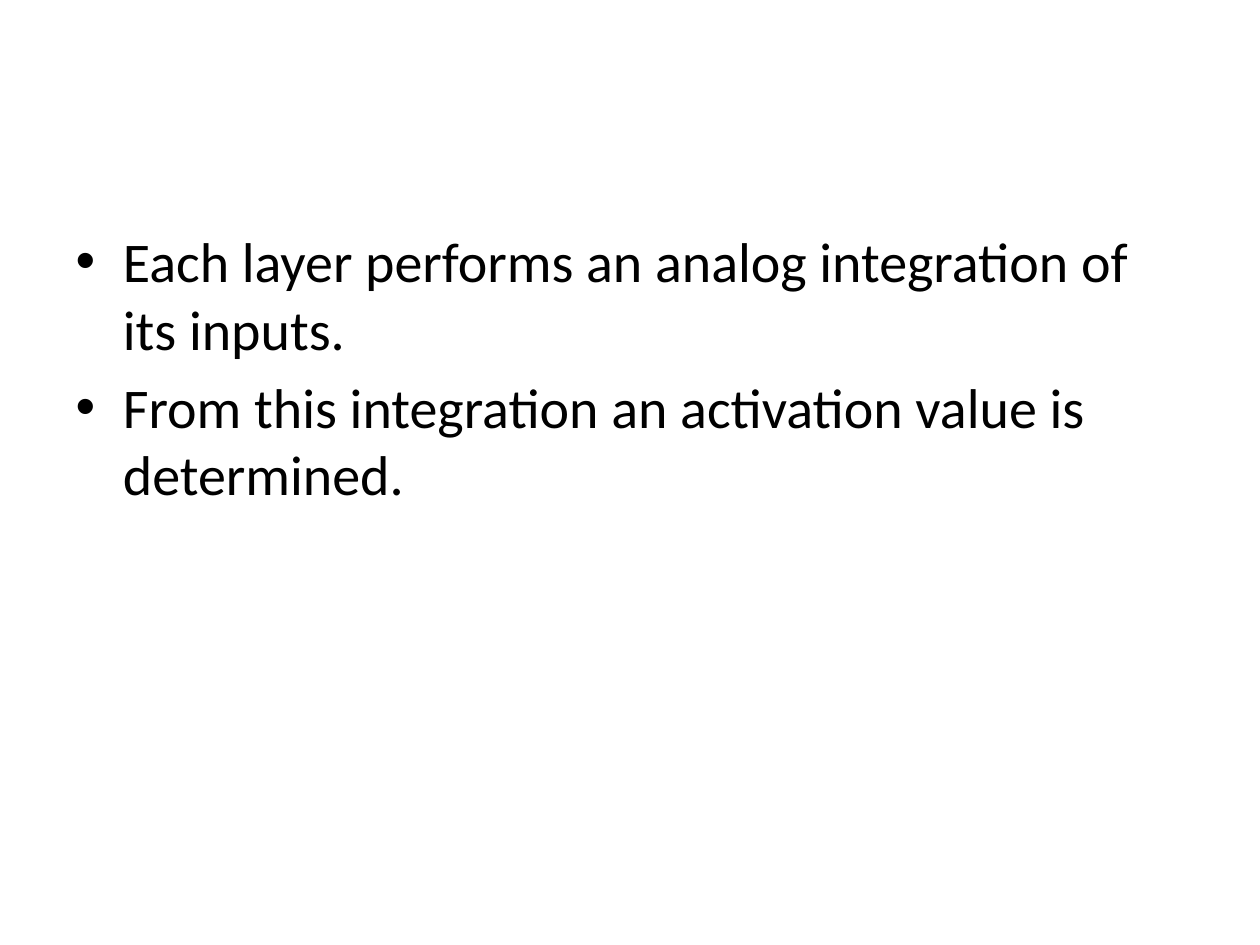
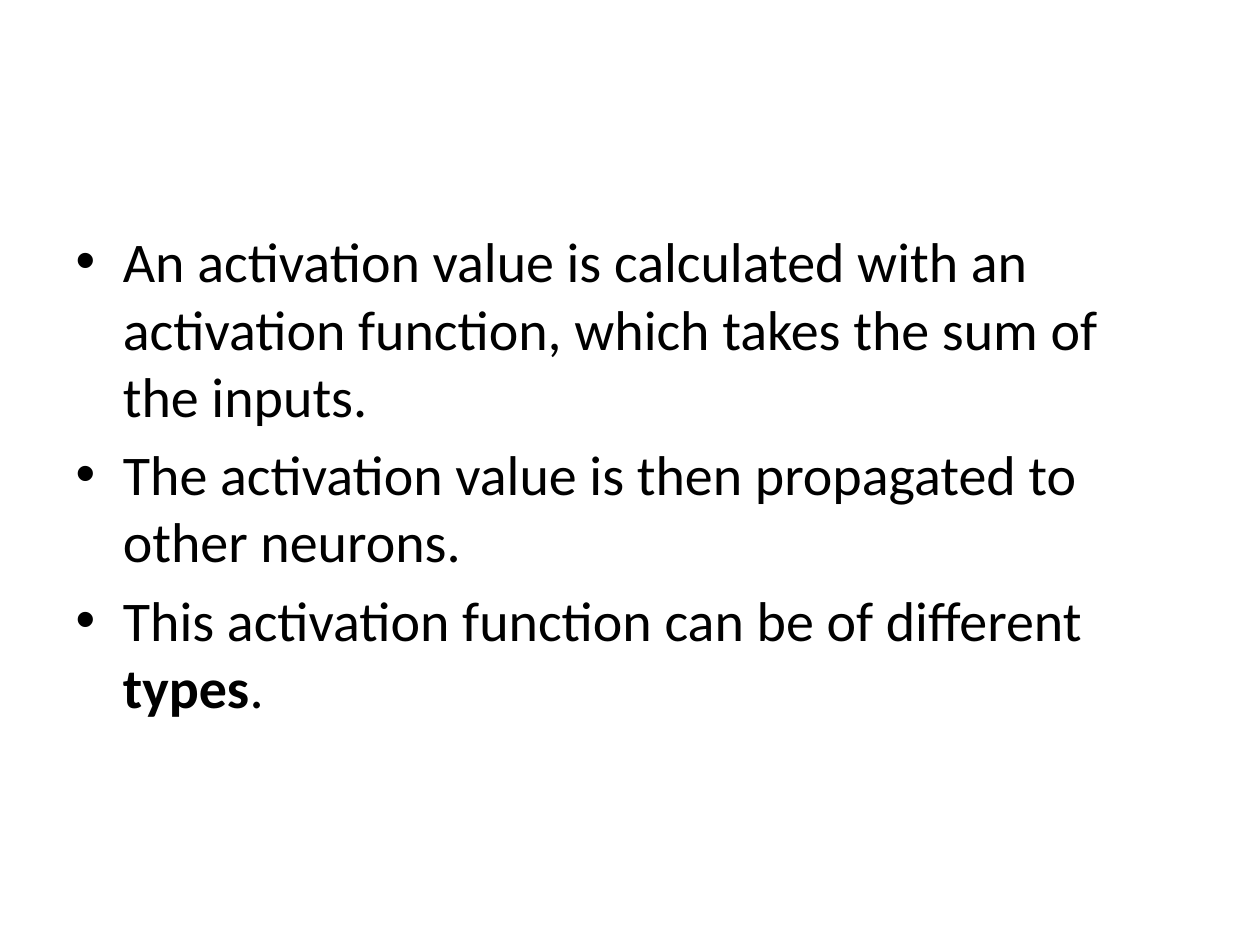
Before and after one commit to edvelezg/unb-nn, a slide deck: slide 7 of Neural Networks.pptx (slide 5 before the commit). Drawn at 1260x945 pixels with LibreOffice and Linux fonts; fonts in the diff are those of the drawing. Boxes give left, top, right and bottom in pixels: in the first picture for what was removed or moved away, otherwise in the second. Text is boxed around its words. In the diff, an @@ line names an element or a change of style, - is before the commit and + after.

```diff
--- a/Neural Networks.pptx
+++ b/Neural Networks.pptx
@@ text at (123,243,1098,717): text changed @@
-• Each layer performs an analog integration of its inputs.
-• From this integration an activation value is determined.
+• An activation value is calculated with an activation function, which takes the sum of the inputs.
+• The activation value is then propagated to other neurons.
+• This activation function can be of different types.
```
Also in this commit, not shown: 6 other slides changed, 1 slide added, 1 slide removed.
